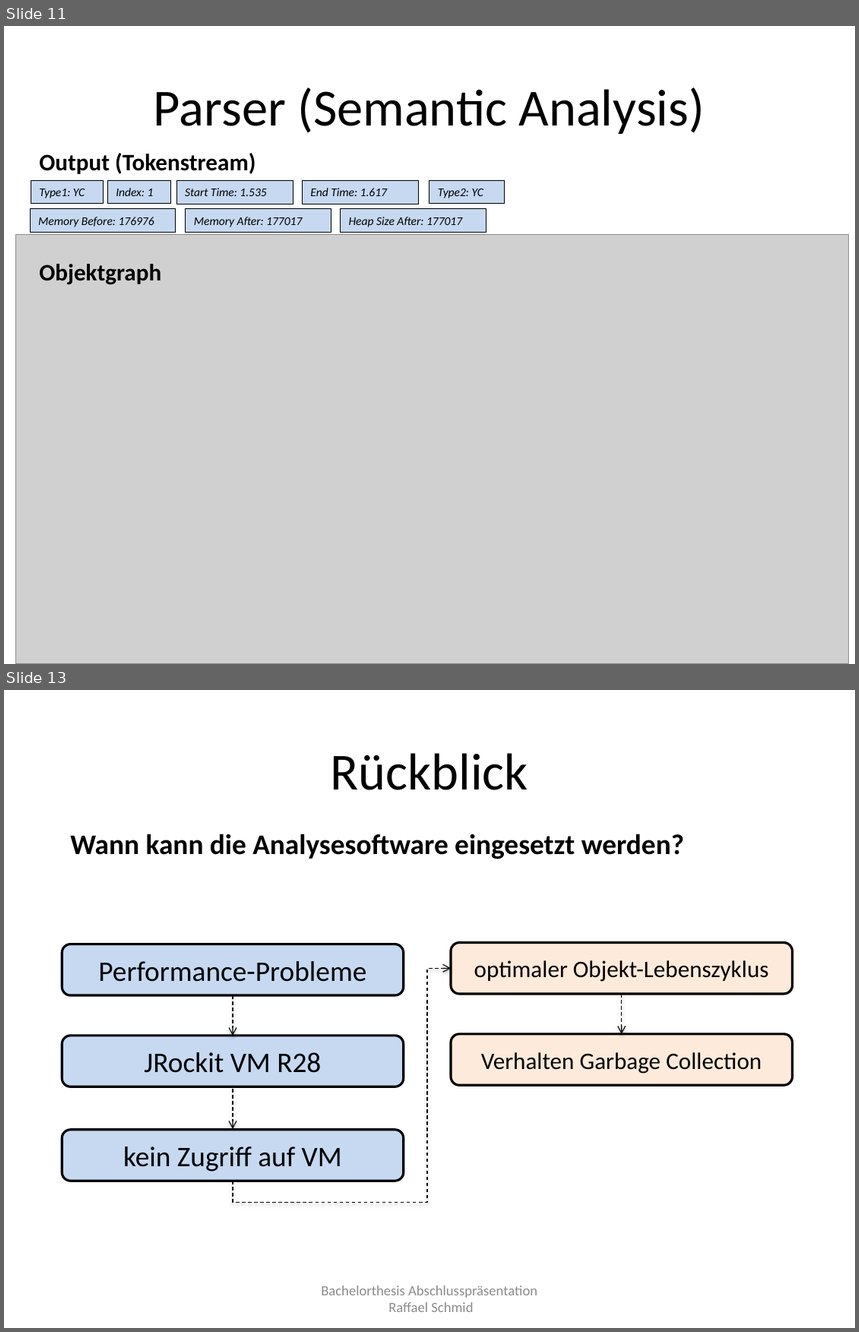
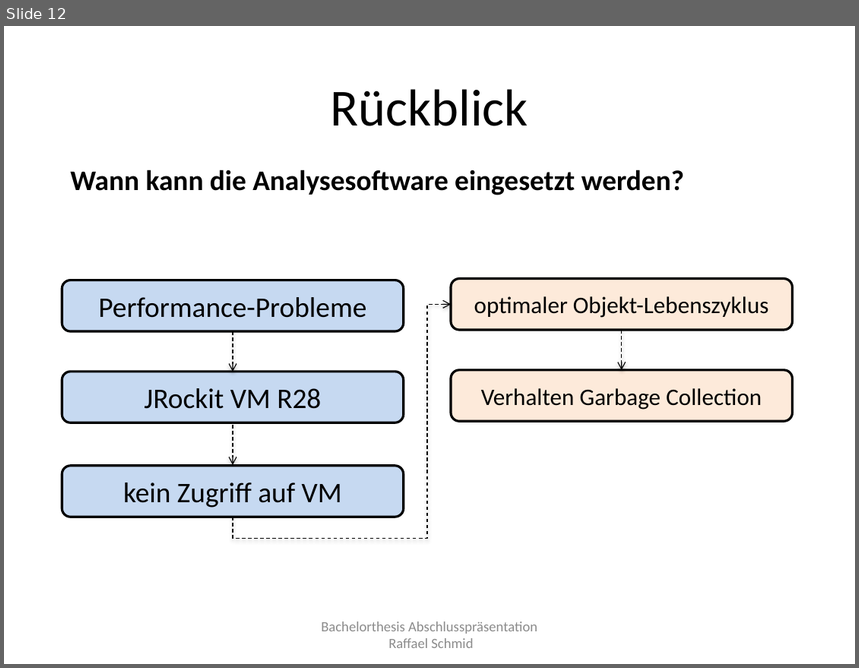
Before and after one commit to raffaelschmid/bachelorthesis, a slide deck: Dokumentation/Abschlusspraesentation/rschmid_bachelorthesis_abschlusspraesentation.pptx. Shown one above the other, each under a label of ours: slides 11 and 13 before the commit, slide 12 after it; the slides between them are not shown. The pictures are 859x1332 and 859x668 pixels, drawn with LibreOffice and Linux fonts; fonts in the diff are those of the drawing; grey boxes stand for pictures. Boxes give left, top, right and bottom in pixels: in the first picture for what was removed or moved away, otherwise in the second. Text is boxed around its words. In the diff, an @@ line names an element or a change of style, - is before the commit and + after.

```diff
--- a/Dokumentation/Abschlusspraesentation/rschmid_bachelorthesis_abschlusspraesentation.pptx
+++ b/Dokumentation/Abschlusspraesentation/rschmid_bachelorthesis_abschlusspraesentation.pptx
@@ slide 11 removed at box(4, 26, 855, 664), background #FFFFFF @@
@@ title removed at box(154, 88, 705, 134) @@
-Parser (Semantic Analysis)
@@ text removed at box(39, 153, 256, 174) @@
-Output (Tokenstream)
@@ group removed at box(31, 180, 505, 232): 8 rectangles @@
-Type1: YC
-Index: 1
-Start Time: 1.535
-End Time: 1.617
-Type2: YC
-Memory Before: 176976
-Memory After: 177017
-Heap Size After: 177017
@@ picture removed at box(16, 234, 848, 664) @@
@@ text removed at box(39, 264, 161, 285) @@
-Objektgraph
@@ what was slide 13 is now slide 12 @@
```
Also in this commit, not shown: 5 slides changed.
